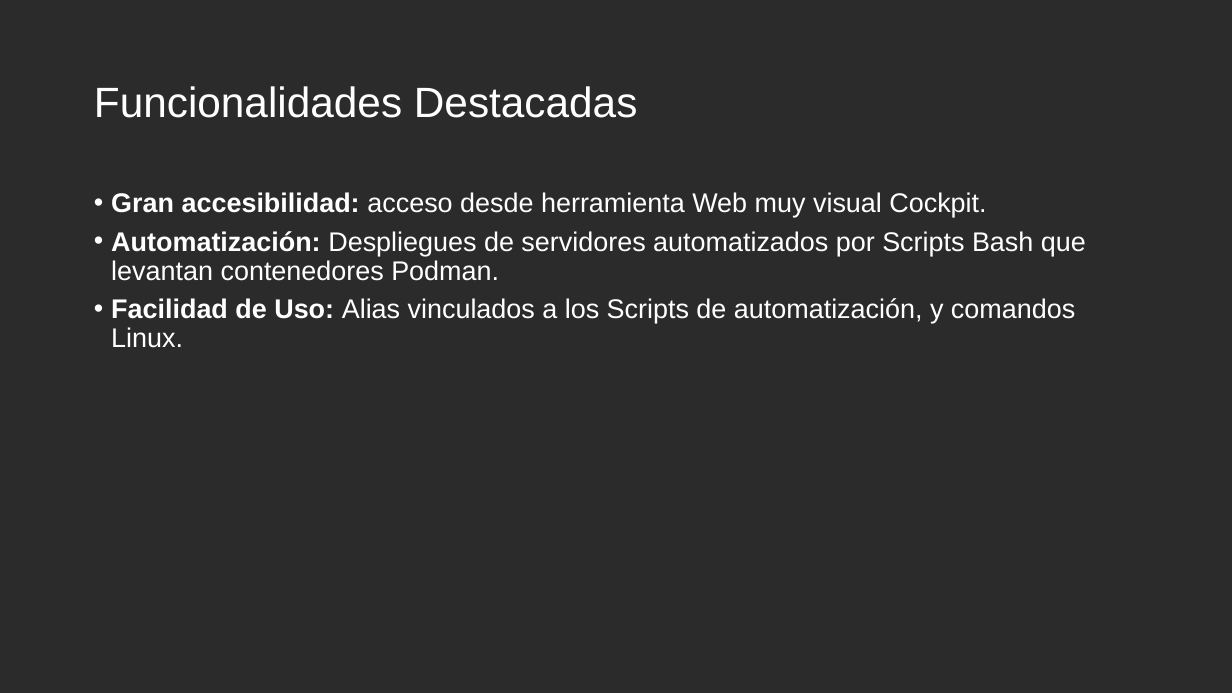
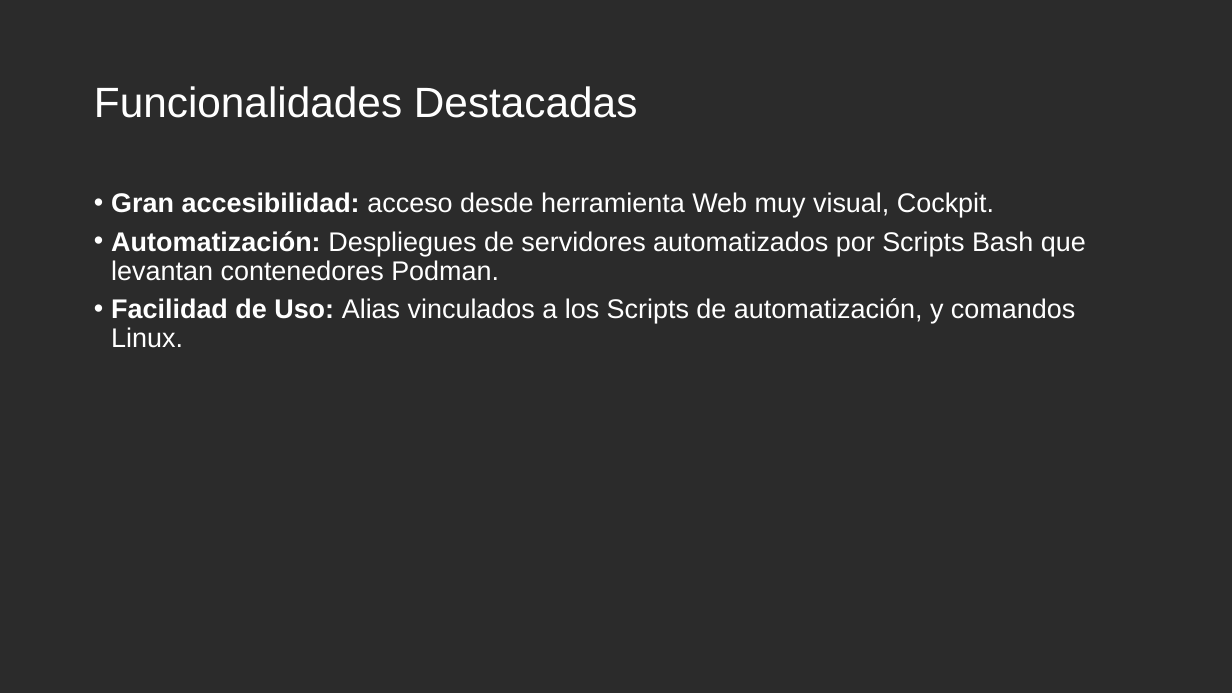
Before and after one commit to Neoarmadam/Proyecto_ASIR, a slide deck: slide 6 of Documentacion/Presentación_Neo_Armada.pptx. Drawn at 1232x693 pixels with LibreOffice and Linux fonts; fonts in the diff are those of the drawing; background and template pictures are left out; a plain dark background stands for a picture behind light text. Boxes give left, top, right and bottom in pixels: in the first picture for what was removed or moved away, otherwise in the second. Text is boxed around its words. In the diff, an @@ line names an element or a change of style, - is before the commit and + after.

```diff
--- a/Documentacion/Presentación_Neo_Armada.pptx
+++ b/Documentacion/Presentación_Neo_Armada.pptx
@@ text at (x1=111, y1=192, x2=994, y2=217): text changed @@
-• Gran accesibilidad: acceso desde herramienta Web muy visual Cockpit.
+• Gran accesibilidad: acceso desde herramienta Web muy visual, Cockpit.
```
Also in this commit, not shown: 3 other slides changed, 1 slide added, 1 slide removed.
